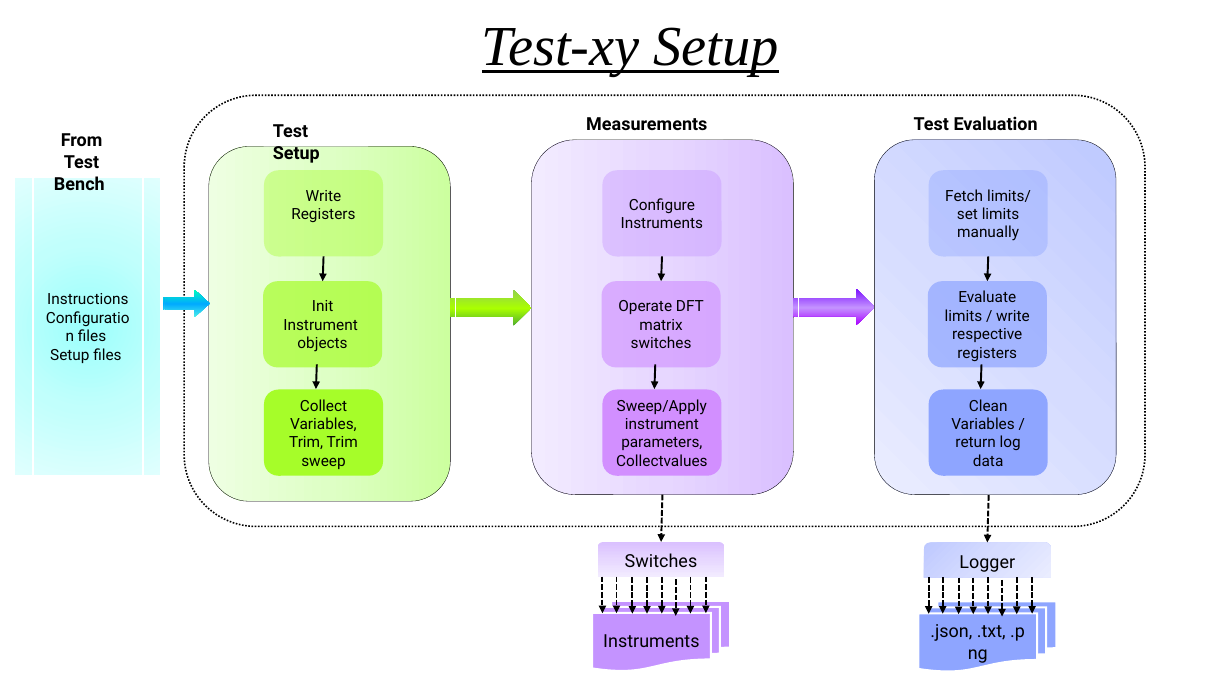
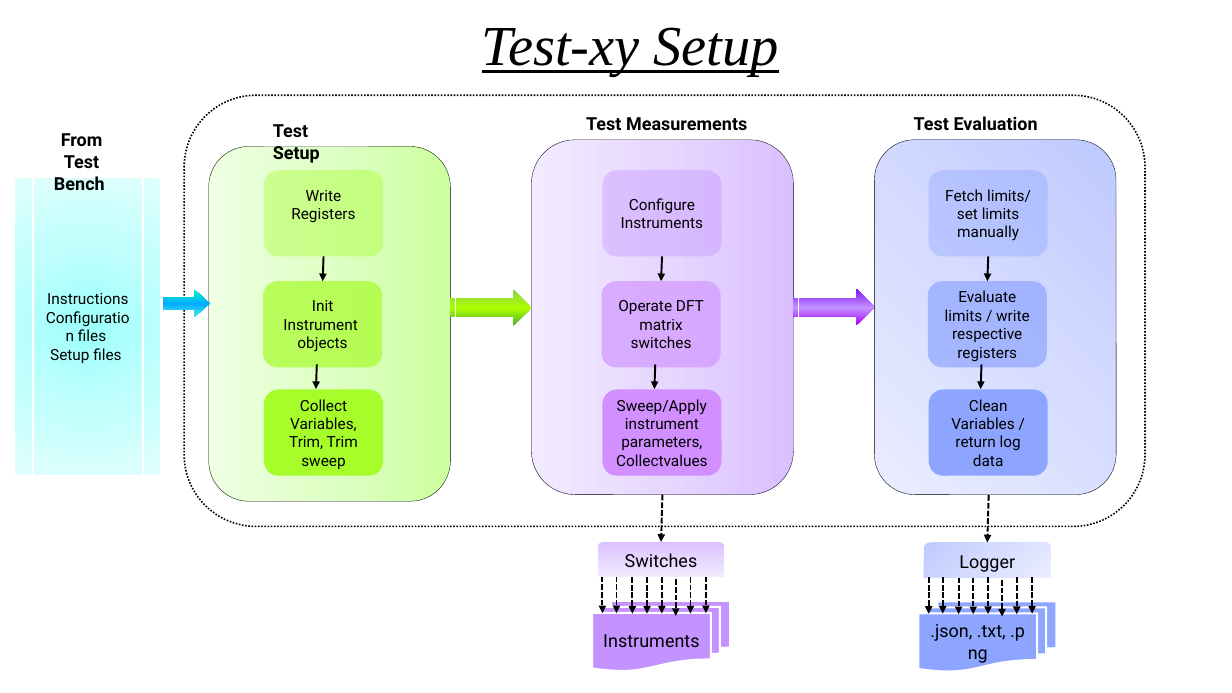
Before and after one commit to HarishKumarSedu/IVM6311_Validation, a slide deck: slide 3 of IVM6311_software.pptx. Drawn at 1232x693 pixels with LibreOffice and Linux fonts; fonts in the diff are those of the drawing. Boxes give left, top, right and bottom in pixels: in the first picture for what was removed or moved away, otherwise in the second. Text is boxed around its words. In the diff, an @@ line names an element or a change of style, - is before the commit and + after.

Commit message:
test scripts added

```diff
--- a/IVM6311_software.pptx
+++ b/IVM6311_software.pptx
@@ rectangle "Test Measurements": place and size @@
-rectangle "Test Measurements" at [578, 108, 724, 140]
+rectangle "Test Measurements" at [578, 108, 762, 140]
@@ text in rectangle at [586, 117, 747, 130]: text changed @@
-Measurements
+Test Measurements
```
Also in this commit, not shown: 47 other files.
